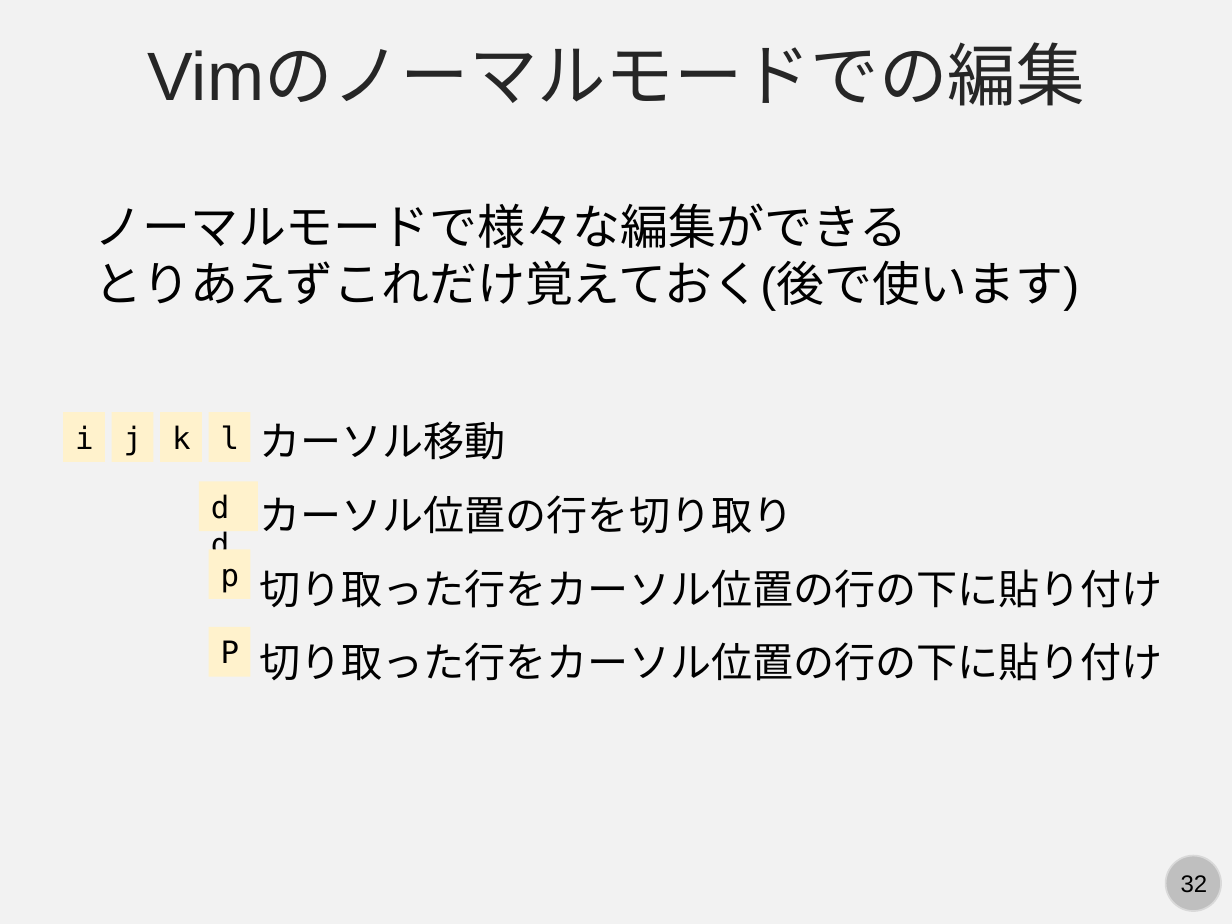
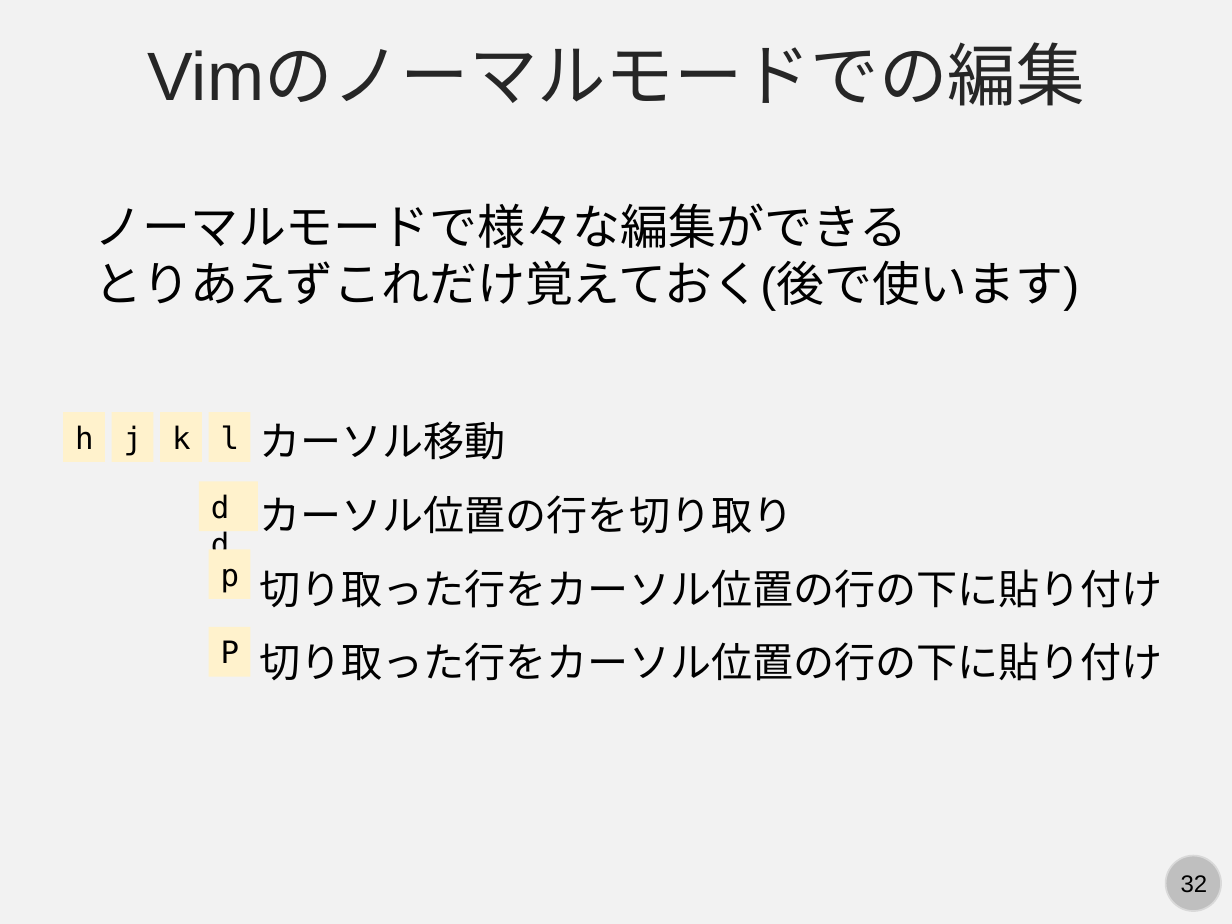
Before and after one commit to kaityo256/github, a slide deck: slide 32 of command/fig/slide.pptx. Drawn at 1232x924 pixels with LibreOffice and Linux fonts; fonts in the diff are those of the drawing. Boxes give left, top, right and bottom in pixels: in the first picture for what was removed or moved away, otherwise in the second. Text is boxed around its words. In the diff, an @@ line names an element or a change of style, - is before the commit and + after.

Commit message:
closes #12

```diff
--- a/command/fig/slide.pptx
+++ b/command/fig/slide.pptx
@@ text in rectangle at [75,425,94,449]: text changed @@
-i
+h
```
